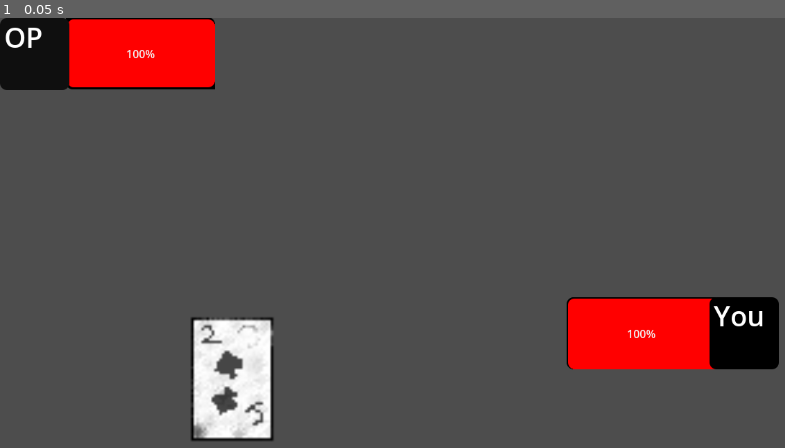
Above: before the commit, frame 1.
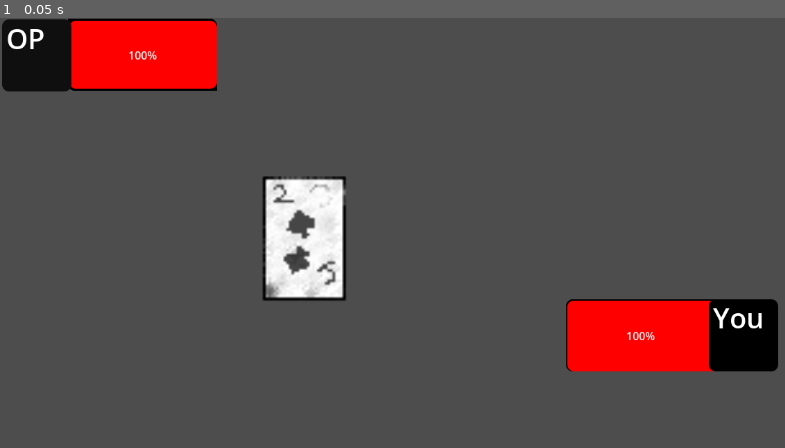
Above: after the commit, the same moment.

Repository: BoaN235/Scrapyard-Hackathon
Game: Godot game, scene res://Scenes/fight.tscn
Same seed, same stepped clock (60 frames per second), same inputs: the game is played once before the commit and once after it. This scene is started directly instead of the project's main scene.
Inputs:
- Up to frame 1 (0.05 s): no input

The runs differ from the first frame. In frame 1, 6.8% of the frame differs, in the area x 0-100%, y 0-99%.

Commit message:
feat: add player and stats scripts; remove unused image assets and update scenes

Diff:
--- a/Cards/Scenes/P2.tscn
+++ b/Cards/Scenes/P2.tscn
@@ -19,11 +19,6 @@
 [node name="P2" type="Node2D"]
 script = ExtResource("1_ijval")
 
-[node name="Norm2Spades" type="Sprite2D" parent="."]
-position = Vector2(462, 330)
-scale = Vector2(3.7, 3.7)
-texture = ExtResource("1_u5dx0")
-
 [node name="Button" type="Button" parent="."]
 modulate = Color(1, 1, 1, 0)
 self_modulate = Color(1, 1, 1, 0)
@@ -40,5 +35,12 @@
 offset_bottom = 406.0
 theme_override_styles/panel = SubResource("StyleBoxFlat_2ujo5")
 
+[node name="Image" type="Node2D" parent="."]
+
+[node name="Norm2Spades" type="Sprite2D" parent="Image"]
+position = Vector2(462, 330)
+scale = Vector2(3.7, 3.7)
+texture = ExtResource("1_u5dx0")
+
 [connection signal="button_down" from="Button" to="." method="_on_button_button_down"]
 [connection signal="button_up" from="Button" to="." method="_on_button_button_up"]
--- a/Cards/Scripts/p_2.gd
+++ b/Cards/Scripts/p_2.gd
@@ -1,14 +1,19 @@
 extends Node2D
 
 @onready var panel = get_node("Panel")
+@onready var image = get_node("Image").get_child(0)
 var offset = Vector2()
 
 func _on_button_button_down() -> void:
 	panel.visible = true
+	image.z_index =+ 1;
+	panel.z_index =+ 1;
 	offset = position - get_global_mouse_position()
 
 func _on_button_button_up() -> void:
 	panel.visible = false
+	image.z_index =- 1;
+	panel.z_index =- 1;
 
 func _process(delta: float) -> void:
 	if panel.visible == true:
--- a/Scenes/dealer.tscn
+++ b/Scenes/dealer.tscn
@@ -1,3 +1,64 @@
-[gd_scene format=3 uid="uid://j7gqnf1xay0w"]
+[gd_scene load_steps=6 format=3 uid="uid://j7gqnf1xay0w"]
+
+[sub_resource type="StyleBoxFlat" id="StyleBoxFlat_6gpik"]
+bg_color = Color(0.0605303, 0.0605304, 0.0605303, 1)
+corner_radius_top_left = 10
+corner_radius_top_right = 10
+corner_radius_bottom_right = 10
+corner_radius_bottom_left = 10
+
+[sub_resource type="LabelSettings" id="LabelSettings_r86xs"]
+font_size = 40
+
+[sub_resource type="LabelSettings" id="LabelSettings_etcia"]
+font_size = 30
+
+[sub_resource type="StyleBoxFlat" id="StyleBoxFlat_xmjkp"]
+bg_color = Color(0, 0, 0, 1)
+corner_radius_top_right = 10
+corner_radius_bottom_left = 10
+
+[sub_resource type="StyleBoxFlat" id="StyleBoxFlat_xb8cv"]
+bg_color = Color(1, 0, 0, 1)
+border_width_left = 3
+border_width_top = 3
+border_width_bottom = 3
+border_color = Color(0, 0, 0, 1)
+corner_radius_top_left = 10
+corner_radius_top_right = 10
+corner_radius_bottom_right = 10
+corner_radius_bottom_left = 10
 
 [node name="Dealer" type="Node2D"]
+
+[node name="op" type="Panel" parent="."]
+offset_right = 100.0
+offset_bottom = 104.0
+theme_override_styles/panel = SubResource("StyleBoxFlat_6gpik")
+
+[node name="OpName" type="Label" parent="op"]
+layout_mode = 0
+offset_left = 6.0
+offset_right = 261.0
+offset_bottom = 55.0
+text = "OP"
+label_settings = SubResource("LabelSettings_r86xs")
+
+[node name="HP" type="Label" parent="op/OpName"]
+layout_mode = 0
+offset_left = 3.0
+offset_top = 55.0
+offset_right = 258.0
+offset_bottom = 110.0
+label_settings = SubResource("LabelSettings_etcia")
+
+[node name="OPHPBar" type="ProgressBar" parent="op"]
+z_index = -1
+layout_mode = 0
+offset_left = 95.0
+offset_top = -1.0
+offset_right = 310.0
+offset_bottom = 103.0
+theme_override_styles/background = SubResource("StyleBoxFlat_xmjkp")
+theme_override_styles/fill = SubResource("StyleBoxFlat_xb8cv")
+value = 100.0
--- a/Scenes/fight.tscn
+++ b/Scenes/fight.tscn
@@ -1,75 +1,11 @@
-[gd_scene load_steps=11 format=3 uid="uid://du6abaix38n46"]
+[gd_scene load_steps=4 format=3 uid="uid://du6abaix38n46"]
 
 [ext_resource type="Script" uid="uid://3bwrmhn6cxhg" path="res://Scripts/fight.gd" id="1_bq00v"]
-[ext_resource type="PackedScene" uid="uid://caioaeiq1v7qq" path="res://Cards/Scenes/P2.tscn" id="1_tnsjp"]
-
-[sub_resource type="StyleBoxFlat" id="StyleBoxFlat_uypdf"]
-bg_color = Color(0.0605303, 0.0605304, 0.0605303, 1)
-corner_radius_top_left = 10
-corner_radius_top_right = 10
-corner_radius_bottom_right = 10
-corner_radius_bottom_left = 10
-
-[sub_resource type="LabelSettings" id="LabelSettings_uypdf"]
-font_size = 40
-
-[sub_resource type="LabelSettings" id="LabelSettings_tnsjp"]
-font_size = 30
-
-[sub_resource type="StyleBoxFlat" id="StyleBoxFlat_l8cav"]
-bg_color = Color(0, 0, 0, 1)
-corner_radius_top_right = 10
-corner_radius_bottom_left = 10
-
-[sub_resource type="StyleBoxFlat" id="StyleBoxFlat_vvs45"]
-bg_color = Color(1, 0, 0, 1)
-border_width_left = 3
-border_width_top = 3
-border_width_bottom = 3
-border_color = Color(0, 0, 0, 1)
-corner_radius_top_left = 10
-corner_radius_top_right = 10
-corner_radius_bottom_right = 10
-corner_radius_bottom_left = 10
-
-[sub_resource type="StyleBoxFlat" id="StyleBoxFlat_tnsjp"]
-bg_color = Color(0, 0, 0, 1)
-corner_radius_top_left = 10
-corner_radius_top_right = 10
-corner_radius_bottom_right = 10
-corner_radius_bottom_left = 10
-
-[sub_resource type="StyleBoxFlat" id="StyleBoxFlat_f2wba"]
-bg_color = Color(0, 0, 0, 1)
-corner_radius_top_left = 10
-corner_radius_bottom_left = 10
-
-[sub_resource type="StyleBoxFlat" id="StyleBoxFlat_kbr77"]
-bg_color = Color(1, 0, 0, 1)
-border_width_left = 2
-border_width_top = 2
-border_color = Color(0, 0, 0, 1)
-corner_radius_top_left = 10
-corner_radius_bottom_left = 10
+[ext_resource type="PackedScene" uid="uid://dmag57m4lnpxj" path="res://Scenes/player.tscn" id="2_l8cav"]
+[ext_resource type="PackedScene" uid="uid://j7gqnf1xay0w" path="res://Scenes/dealer.tscn" id="3_vvs45"]
 
 [node name="Fight" type="Node2D"]
 script = ExtResource("1_bq00v")
-
-[node name="Op" type="Node2D" parent="."]
-
-[node name="Op" type="Control" parent="Op"]
-layout_mode = 3
-anchors_preset = 0
-offset_right = 40.0
-offset_bottom = 40.0
-
-[node name="Player" type="Node2D" parent="."]
-
-[node name="Player" type="Control" parent="Player"]
-layout_mode = 3
-anchors_preset = 0
-offset_right = 40.0
-offset_bottom = 40.0
 
 [node name="UI" type="Control" parent="."]
 layout_mode = 3
@@ -77,71 +13,8 @@
 offset_right = 40.0
 offset_bottom = 40.0
 
-[node name="op" type="Panel" parent="."]
-offset_right = 100.0
-offset_bottom = 104.0
-theme_override_styles/panel = SubResource("StyleBoxFlat_uypdf")
+[node name="Player" parent="." instance=ExtResource("2_l8cav")]
+position = Vector2(-1, 3)
 
-[node name="OpName" type="Label" parent="op"]
-layout_mode = 0
-offset_left = 6.0
-offset_right = 261.0
-offset_bottom = 55.0
-text = "OP"
-label_settings = SubResource("LabelSettings_uypdf")
-
-[node name="HP" type="Label" parent="op/OpName"]
-layout_mode = 0
-offset_left = 3.0
-offset_top = 55.0
-offset_right = 258.0
-offset_bottom = 110.0
-label_settings = SubResource("LabelSettings_tnsjp")
-
-[node name="OPHPBar" type="ProgressBar" parent="op"]
-z_index = -1
-layout_mode = 0
-offset_left = 95.0
-offset_top = -1.0
-offset_right = 310.0
-offset_bottom = 103.0
-theme_override_styles/background = SubResource("StyleBoxFlat_l8cav")
-theme_override_styles/fill = SubResource("StyleBoxFlat_vvs45")
-value = 100.0
-
-[node name="player" type="Panel" parent="."]
-offset_left = 1023.0
-offset_top = 403.0
-offset_right = 1123.0
-offset_bottom = 507.0
-theme_override_styles/panel = SubResource("StyleBoxFlat_tnsjp")
-
-[node name="PlayerName" type="Label" parent="player"]
-layout_mode = 0
-offset_left = 6.0
-offset_top = -1.0
-offset_right = 261.0
-offset_bottom = 54.0
-text = "You"
-label_settings = SubResource("LabelSettings_uypdf")
-
-[node name="HP" type="Label" parent="player/PlayerName"]
-layout_mode = 0
-offset_left = 6.0
-offset_top = 60.0
-offset_right = 261.0
-offset_bottom = 115.0
-label_settings = SubResource("LabelSettings_tnsjp")
-
-[node name="PlayerHPBar" type="ProgressBar" parent="player"]
-z_index = -1
-offset_left = -206.0
-offset_right = 9.0
-offset_bottom = 104.0
-theme_override_styles/background = SubResource("StyleBoxFlat_f2wba")
-theme_override_styles/fill = SubResource("StyleBoxFlat_kbr77")
-value = 100.0
-fill_mode = 1
-
-[node name="P2" parent="." instance=ExtResource("1_tnsjp")]
-position = Vector2(-105, 206)
+[node name="Dealer" parent="." instance=ExtResource("3_vvs45")]
+position = Vector2(3, 2)
--- /dev/null
+++ b/Scenes/player.gd
@@ -0,0 +1,5 @@
+extends Node2D
+
+var HP = Stats.stats["HP"]
+var strength = Stats.stats["strength"]
+var Nvp = Stats.stats["Nvp"]
--- a/Scenes/player.tscn
+++ b/Scenes/player.tscn
@@ -1,6 +1,36 @@
-[gd_scene format=3 uid="uid://dmag57m4lnpxj"]
+[gd_scene load_steps=8 format=3 uid="uid://dmag57m4lnpxj"]
+
+[ext_resource type="Script" uid="uid://dq6ya7d4kc3va" path="res://Scenes/player.gd" id="1_cvnsp"]
+[ext_resource type="PackedScene" uid="uid://caioaeiq1v7qq" path="res://Cards/Scenes/P2.tscn" id="1_v0iea"]
+
+[sub_resource type="StyleBoxFlat" id="StyleBoxFlat_v0iea"]
+bg_color = Color(0, 0, 0, 1)
+corner_radius_top_left = 10
+corner_radius_top_right = 10
+corner_radius_bottom_right = 10
+corner_radius_bottom_left = 10
+
+[sub_resource type="LabelSettings" id="LabelSettings_cvnsp"]
+font_size = 40
+
+[sub_resource type="LabelSettings" id="LabelSettings_6t5aa"]
+font_size = 30
+
+[sub_resource type="StyleBoxFlat" id="StyleBoxFlat_vgqql"]
+bg_color = Color(0, 0, 0, 1)
+corner_radius_top_left = 10
+corner_radius_bottom_left = 10
+
+[sub_resource type="StyleBoxFlat" id="StyleBoxFlat_fkybt"]
+bg_color = Color(1, 0, 0, 1)
+border_width_left = 2
+border_width_top = 2
+border_color = Color(0, 0, 0, 1)
+corner_radius_top_left = 10
+corner_radius_bottom_left = 10
 
 [node name="Player" type="Node2D"]
+script = ExtResource("1_cvnsp")
 
 [node name="Cards" type="Node2D" parent="."]
 
@@ -8,9 +38,45 @@
 
 [node name="Discard" type="Node2D" parent="Cards"]
 
-[node name="Hand" type="HBoxContainer" parent="Cards"]
-offset_right = 1411.0
-offset_bottom = 704.0
-size_flags_horizontal = 3
-size_flags_vertical = 3
-size_flags_stretch_ratio = 7.45
+[node name="BoxContainer" type="BoxContainer" parent="."]
+offset_right = 884.0
+offset_bottom = 556.0
+
+[node name="P2" parent="BoxContainer" instance=ExtResource("1_v0iea")]
+
+[node name="P3" parent="BoxContainer" instance=ExtResource("1_v0iea")]
+
+[node name="player" type="Panel" parent="."]
+offset_left = 1023.0
+offset_top = 403.0
+offset_right = 1123.0
+offset_bottom = 507.0
+theme_override_styles/panel = SubResource("StyleBoxFlat_v0iea")
+
+[node name="PlayerName" type="Label" parent="player"]
+layout_mode = 0
+offset_left = 6.0
+offset_top = -1.0
+offset_right = 261.0
+offset_bottom = 54.0
+text = "You"
+label_settings = SubResource("LabelSettings_cvnsp")
+
+[node name="HP" type="Label" parent="player/PlayerName"]
+layout_mode = 0
+offset_left = 6.0
+offset_top = 60.0
+offset_right = 261.0
+offset_bottom = 115.0
+label_settings = SubResource("LabelSettings_6t5aa")
+
+[node name="PlayerHPBar" type="ProgressBar" parent="player"]
+z_index = -1
+layout_mode = 0
+offset_left = -206.0
+offset_right = 9.0
+offset_bottom = 104.0
+theme_override_styles/background = SubResource("StyleBoxFlat_vgqql")
+theme_override_styles/fill = SubResource("StyleBoxFlat_fkybt")
+value = 100.0
+fill_mode = 1
--- /dev/null
+++ b/Scripts/hand.gd
@@ -0,0 +1 @@
+extends Container
--- a/project.godot
+++ b/project.godot
@@ -15,6 +15,10 @@
 config/features=PackedStringArray("4.4", "GL Compatibility")
 config/icon="res://icon.svg"
 
+[autoload]
+
+Stats="*res://stats.gd"
+
 [rendering]
 
 renderer/rendering_method="gl_compatibility"
--- /dev/null
+++ b/stats.gd
@@ -0,0 +1,8 @@
+extends Node
+
+var stats = {
+	"HP": 100,
+	"Nvp": 0,
+	"strength": 1,
+	"bt": []
+}
Renamed: nJS.png -> Cards/Images/nJS.png
Not shown, added: Cards/Images/nJS.png.import
Renamed: njD.png -> Cards/Images/njD.png
Not shown, added: Cards/Images/njD.png.import
Renamed: njH.png -> Cards/Images/njH.png
Not shown, added: Cards/Images/njH.png.import
Renamed: njc.png -> Cards/Images/njc.png
Not shown, added: Cards/Images/njc.png.import
Not shown, added: Scenes/player.gd.uid
Not shown, added: Scripts/hand.gd.uid
Not shown, added: stats.gd.uid
